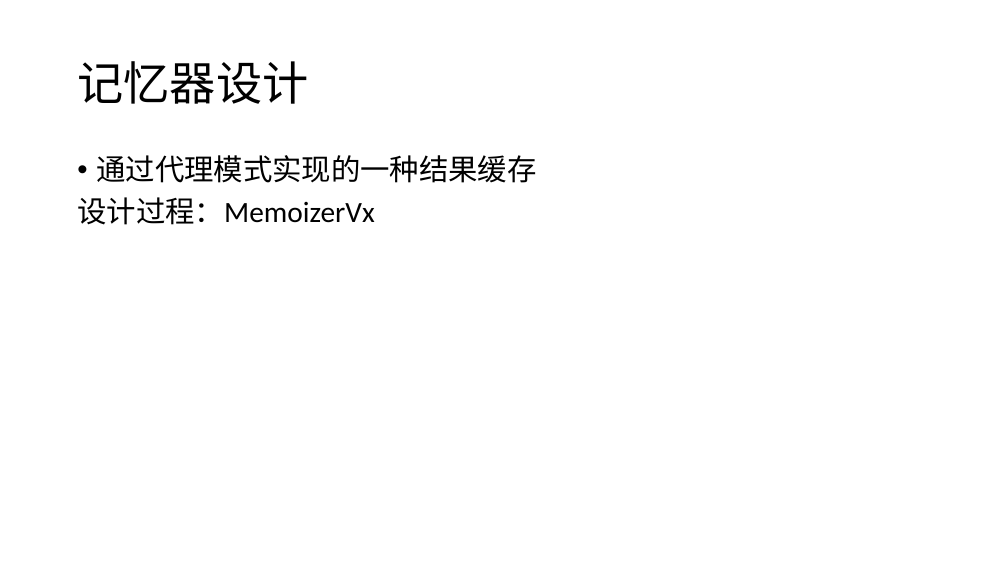
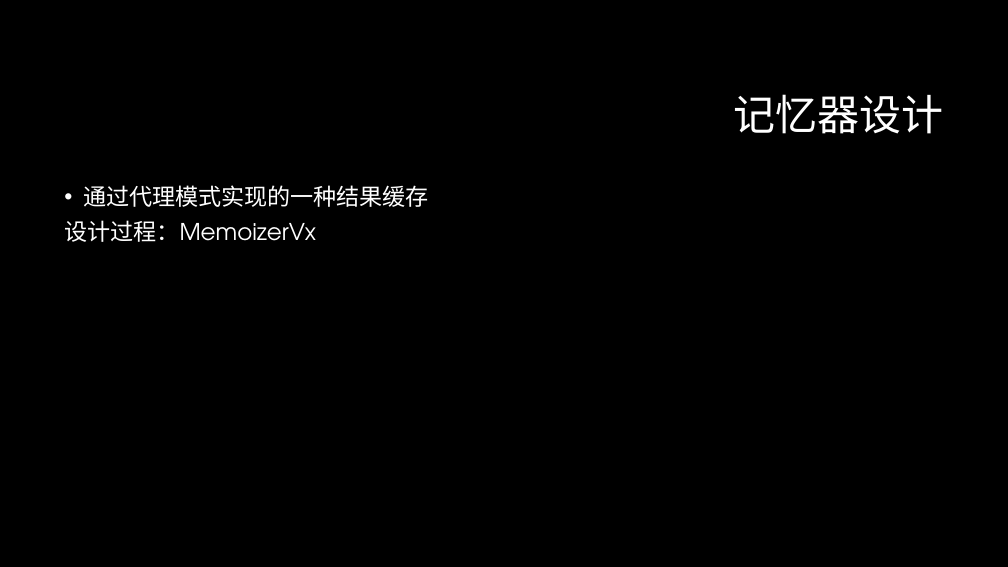
Before and after one commit to GerogeLeon/multithread_demo, a slide deck: slide 36 of JAVA并发编程.pptx (slide 35 before the commit). Drawn at 1008x567 pixels with LibreOffice and Linux fonts; fonts in the diff are those of the drawing; background and template pictures are left out. Boxes give left, top, right and bottom in pixels: in the first picture for what was removed or moved away, otherwise in the second. Text is boxed around its words. In the diff, an @@ line names an element or a change of style, - is before the commit and + after.

```diff
--- a/JAVA并发编程.pptx
+++ b/JAVA并发编程.pptx
@@ background #FFFFFF to #000000 @@
@@ title "记忆器设计" moved from (x1=77, y1=61, x2=308, y2=104) to (x1=734, y1=94, x2=944, y2=134) @@
@@ title "记忆器设计" at (x1=734, y1=94, x2=944, y2=134): size 44 to 40 pt, font Calibri to TeX Gyre Adventor, text colour #000000 to #FFFFFF; alignment left to right @@
@@ text "通过代理模式实现的一种结果缓存" moved from (x1=77, y1=155, x2=536, y2=225) to (x1=64, y1=185, x2=429, y2=242) @@
@@ text "通过代理模式实现的一种结果缓存" at (x1=64, y1=185, x2=429, y2=242): size 28 to 22 pt, font Calibri to TeX Gyre Adventor, text colour #000000 to #FFFFFF @@
```
Also in this commit, not shown: 34 other slides changed, 1 slide added.
